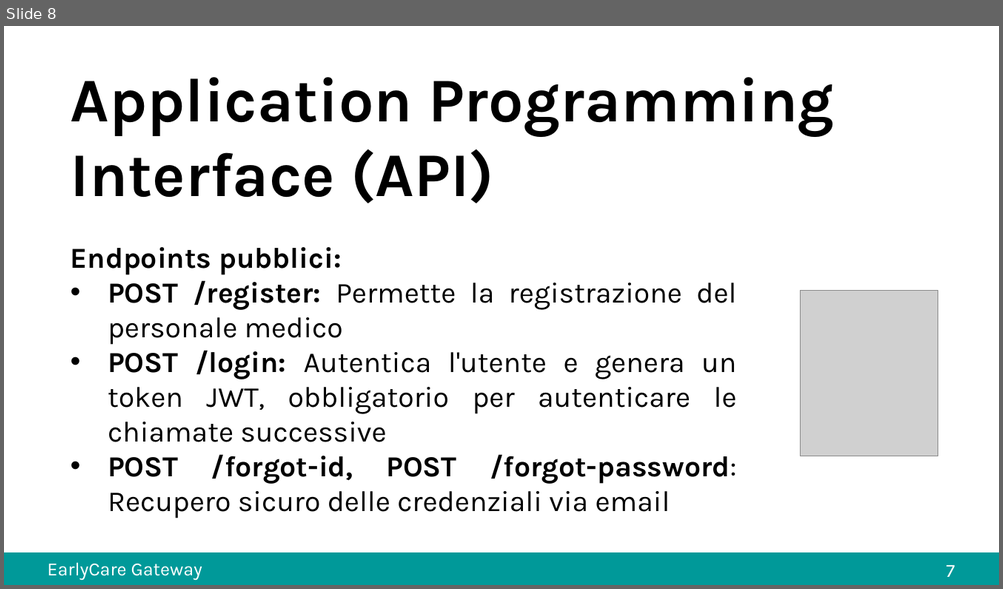
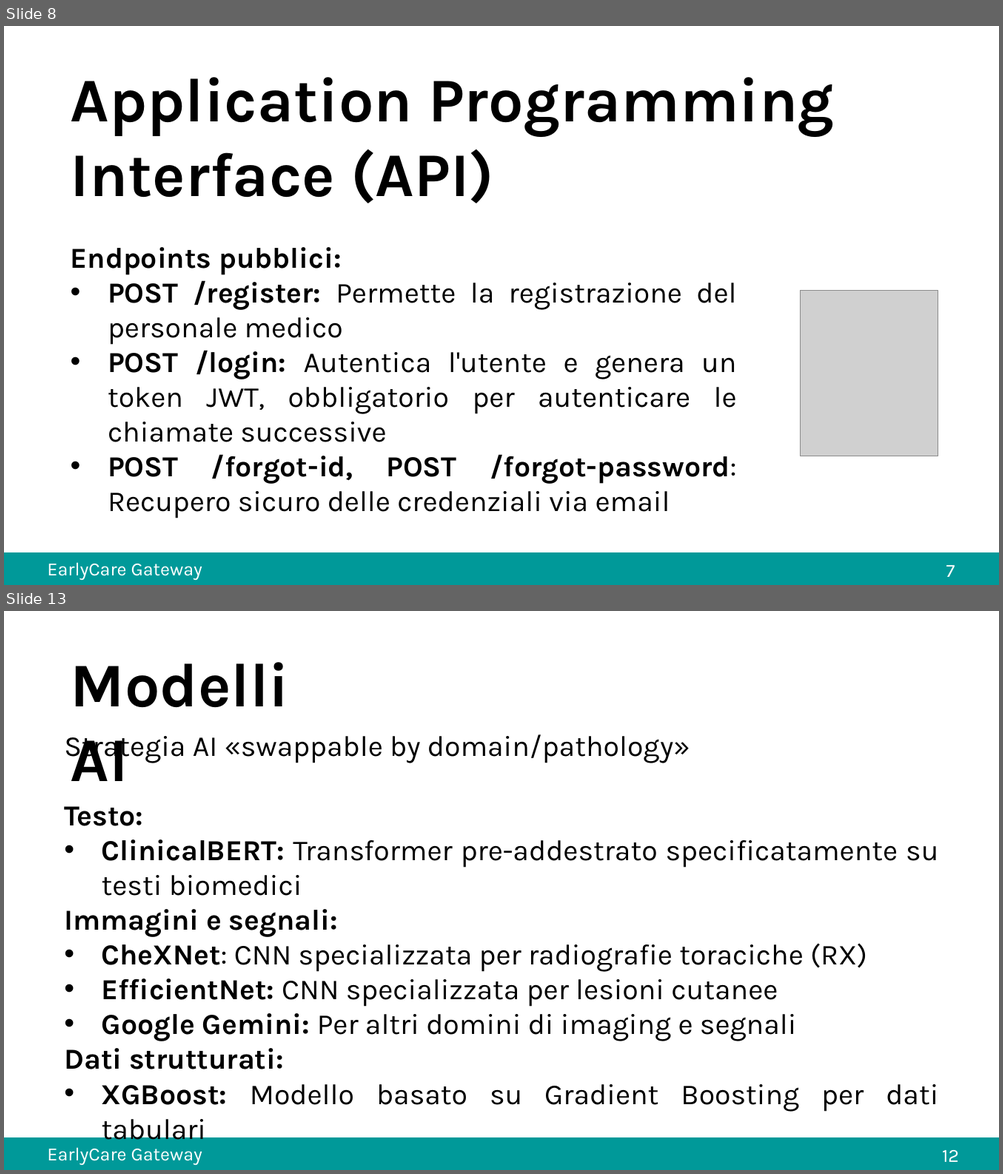
Before and after one commit to carrieroroberto/early_care_gateway, a slide deck: docs/presentation_powerpoint.pptx. Shown one above the other, each under a label of ours: slide 8 before the commit, slides 8 and 13 after it; the slides between them are not shown. The pictures are 1003x589 and 1003x1174 pixels, drawn with LibreOffice and Linux fonts; fonts in the diff are those of the drawing; grey boxes stand for pictures. Boxes give left, top, right and bottom in pixels: in the first picture for what was removed or moved away, otherwise in the second. Text is boxed around its words. In the diff, an @@ line names an element or a change of style, - is before the commit and + after.

```diff
--- a/docs/presentation_powerpoint.pptx
+++ b/docs/presentation_powerpoint.pptx
@@ slide 13 added at [4, 611, 999, 1170], background #FFFFFF @@
@@ text added at [71, 662, 290, 756], 60 pt, text #000000, bold @@
+Modelli AI
@@ text added at [64, 735, 938, 1112], 28 pt, text #000000 @@
+Strategia AI «swappable by domain/pathology»
+Testo:
+• ClinicalBERT: Transformer pre-addestrato specificatamente su testi biomedici
+Immagini e segnali:
+• CheXNet: CNN specializzata per radiografie toraciche (RX)
+• EfficientNet: CNN specializzata per lesioni cutanee
+• Google Gemini: Per altri domini di imaging e segnali
+Dati strutturati:
+• XGBoost: Modello basato su Gradient Boosting per dati tabulari
@@ freeform shape added at [4, 1139, 999, 1170], fill #009999 @@
@@ freeform shape added at [4, 1139, 999, 1170], fill #009999, outline #009999 1.5 pt @@
@@ text added at [47, 1147, 202, 1165], 18 pt, text #FFFFFF @@
+EarlyCare Gateway
@@ text added at [942, 1150, 959, 1162], 18 pt, text #FFFFFF @@
+12
```
Also in this commit, not shown: 4 slides changed, 1 other file.
